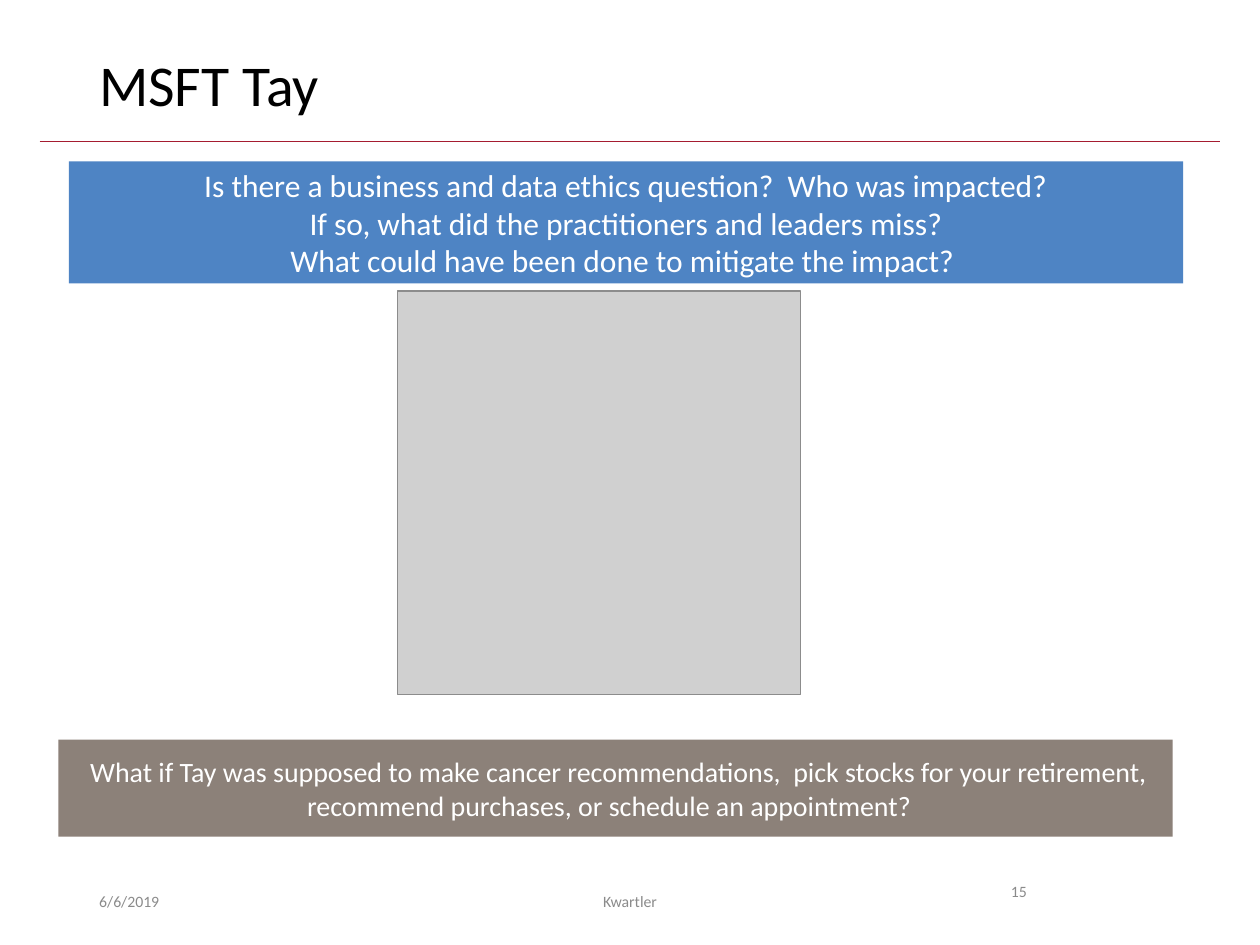
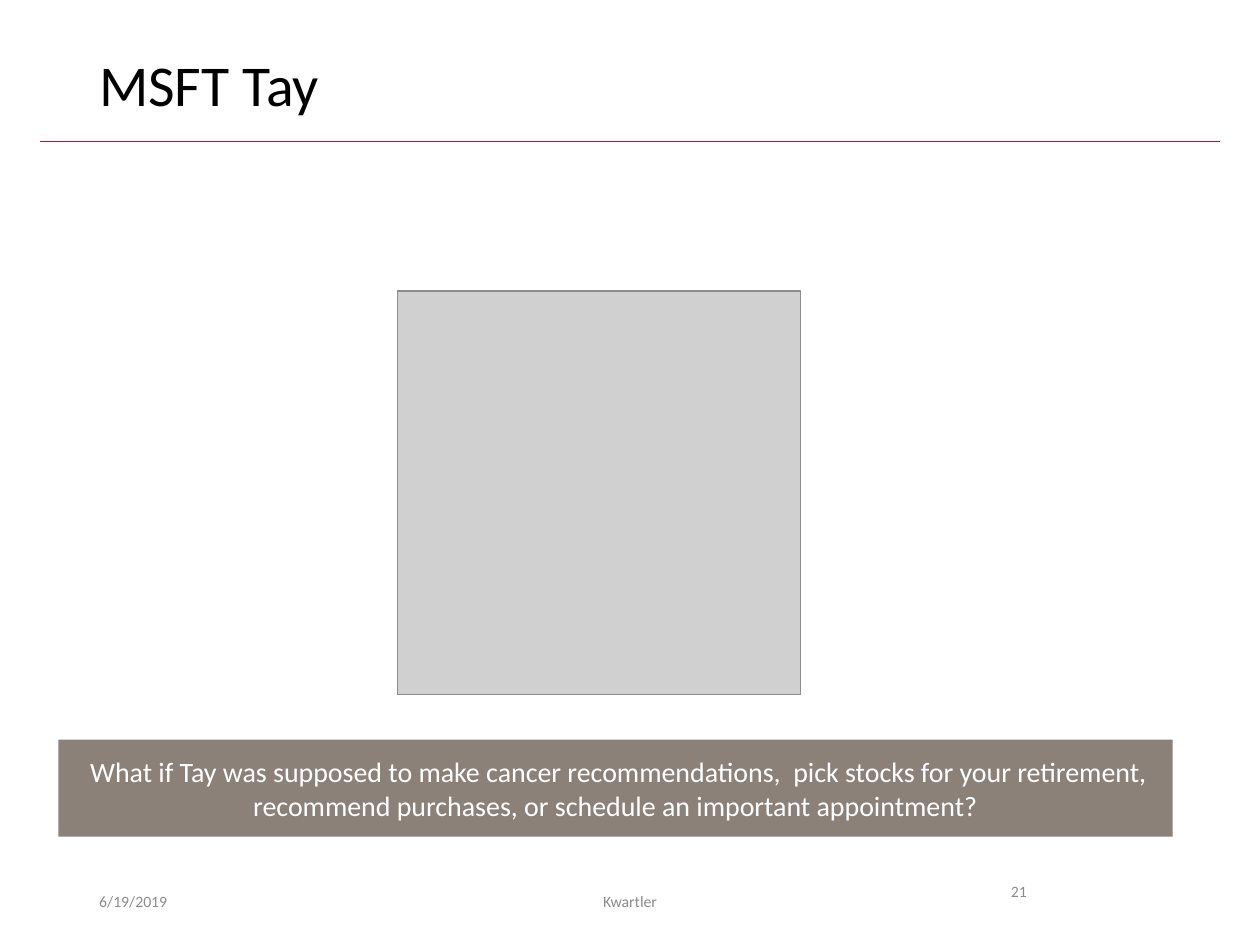
Before and after one commit to kwartler/GSERM_TextMining, a slide deck: slide 21 of D_Thursday/GSERM_Thursday_Ethics.pptx (slide 15 before the commit). Drawn at 1260x945 pixels with LibreOffice and Linux fonts; fonts in the diff are those of the drawing; grey boxes stand for pictures; background and template pictures are left out. Boxes give left, top, right and bottom in pixels: in the first picture for what was removed or moved away, otherwise in the second. Text is boxed around its words. In the diff, an @@ line names an element or a change of style, - is before the commit and + after.

```diff
--- a/D_Thursday/GSERM_Thursday_Ethics.pptx
+++ b/D_Thursday/GSERM_Thursday_Ethics.pptx
@@ rectangle removed at bbox=[69, 161, 1183, 284] @@
-Is there a business and data ethics question? Who was impacted?
-If so, what did the practitioners and leaders miss?
-What could have been done to mitigate the impact?
@@ text in rectangle at bbox=[90, 762, 1146, 821]: text changed @@
-What if Tay was supposed to make cancer recommendations, pick stocks for your retirement, recommend purchases, or schedule an appointment?
+What if Tay was supposed to make cancer recommendations, pick stocks for your retirement, recommend purchases, or schedule an important appointment?
@@ text at bbox=[99, 896, 167, 908]: text changed @@
-6/6/2019
+6/19/2019
@@ page number at bbox=[1011, 887, 1027, 897]: text changed @@
-15
+21
```
Also in this commit, not shown: 27 other slides changed, 9 slides added, 1 slide removed, 1 other file.
